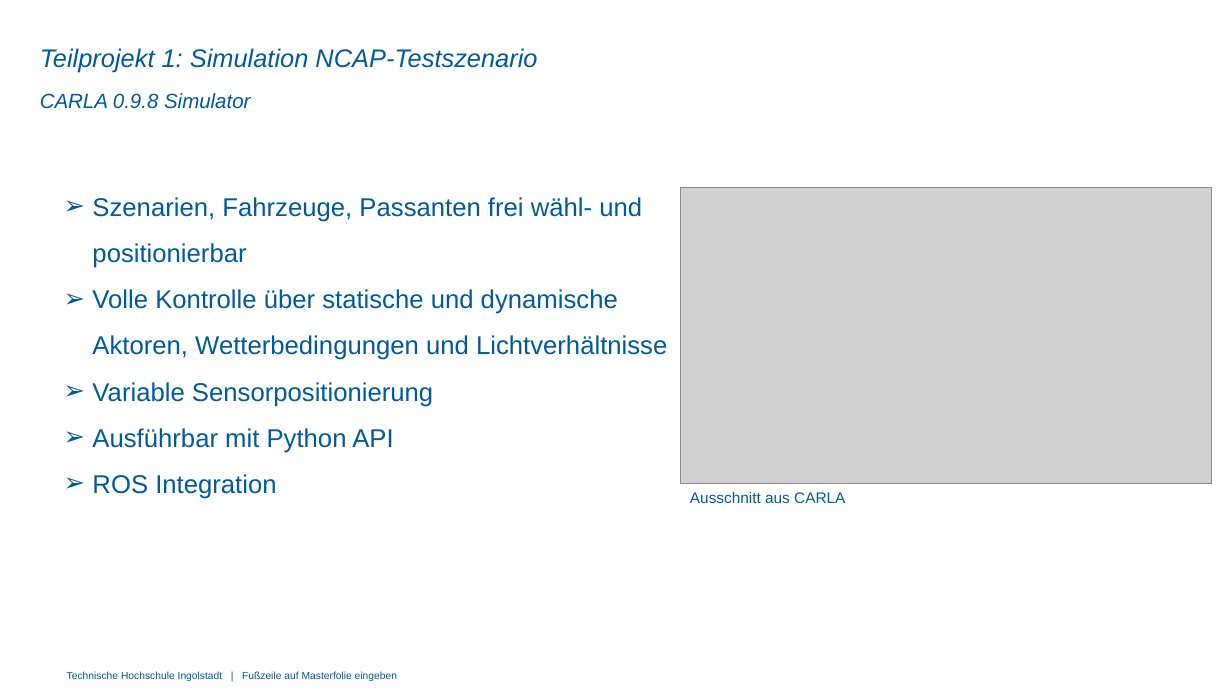
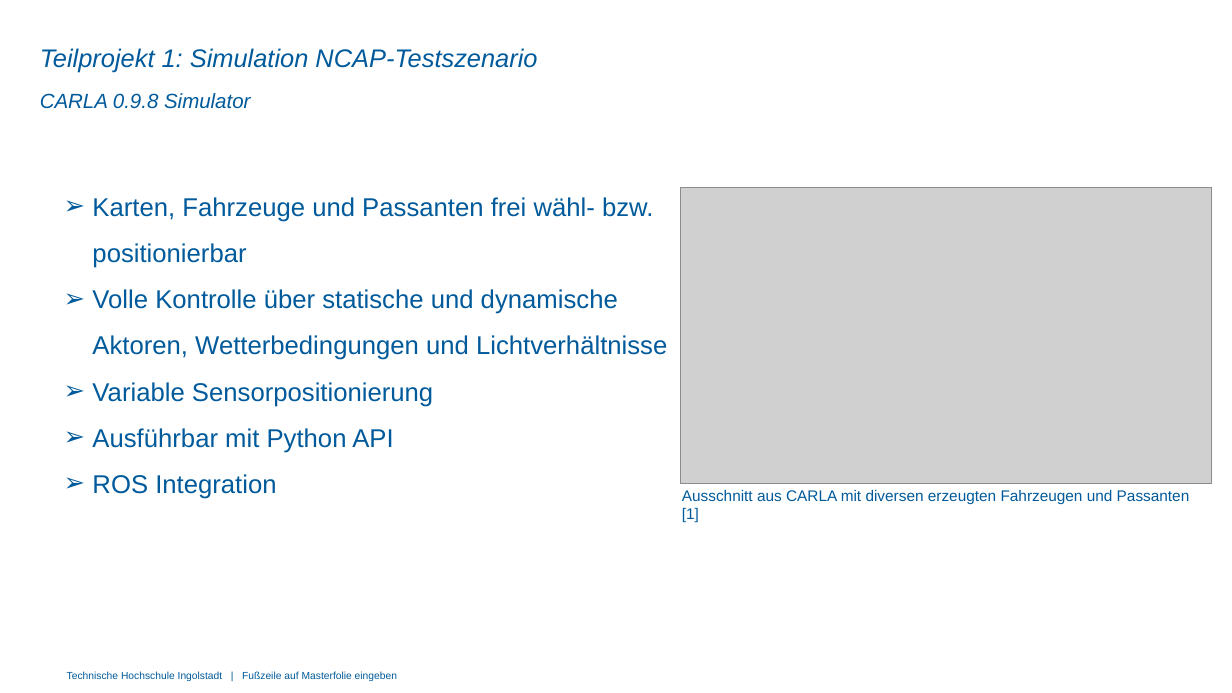
Before and after one commit to maxh-crypto/obj-lst-vis, a slide deck: slide 10 of final_presentation/Team1/Projekt_Abschlusspräsentation_TP1.pptx. Drawn at 1232x693 pixels with LibreOffice and Linux fonts; fonts in the diff are those of the drawing; grey boxes stand for pictures; background and template pictures are left out. Boxes give left, top, right and bottom in pixels: in the first picture for what was removed or moved away, otherwise in the second. Text is boxed around its words. In the diff, an @@ line names an element or a change of style, - is before the commit and + after.

```diff
--- a/final_presentation/Team1/Projekt_Abschlusspräsentation_TP1.pptx
+++ b/final_presentation/Team1/Projekt_Abschlusspräsentation_TP1.pptx
@@ text at (x1=92, y1=197, x2=653, y2=268): text changed @@
-➢ Szenarien, Fahrzeuge, Passanten frei wähl- und positionierbar
+➢ Karten, Fahrzeuge und Passanten frei wähl- bzw. positionierbar
@@ text at (x1=682, y1=490, x2=1190, y2=522): text changed @@
-Ausschnitt aus CARLA
+Ausschnitt aus CARLA mit diversen erzeugten Fahrzeugen und Passanten [1]
```
Also in this commit, not shown: 3 other slides changed, 1 slide added.
